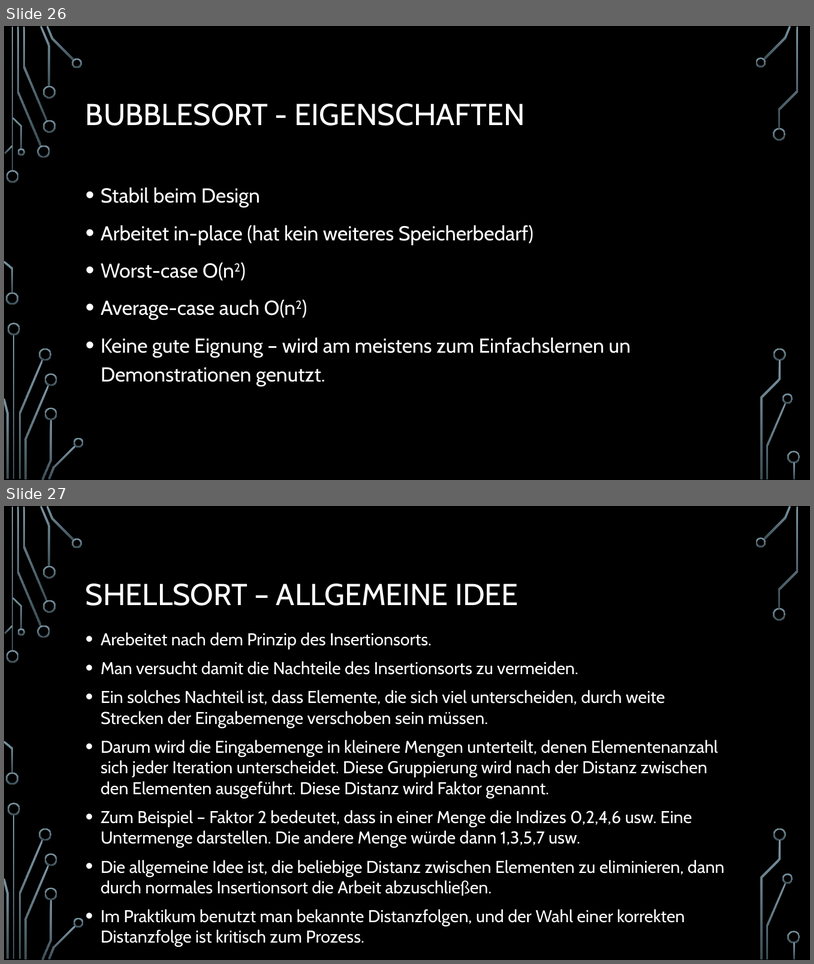
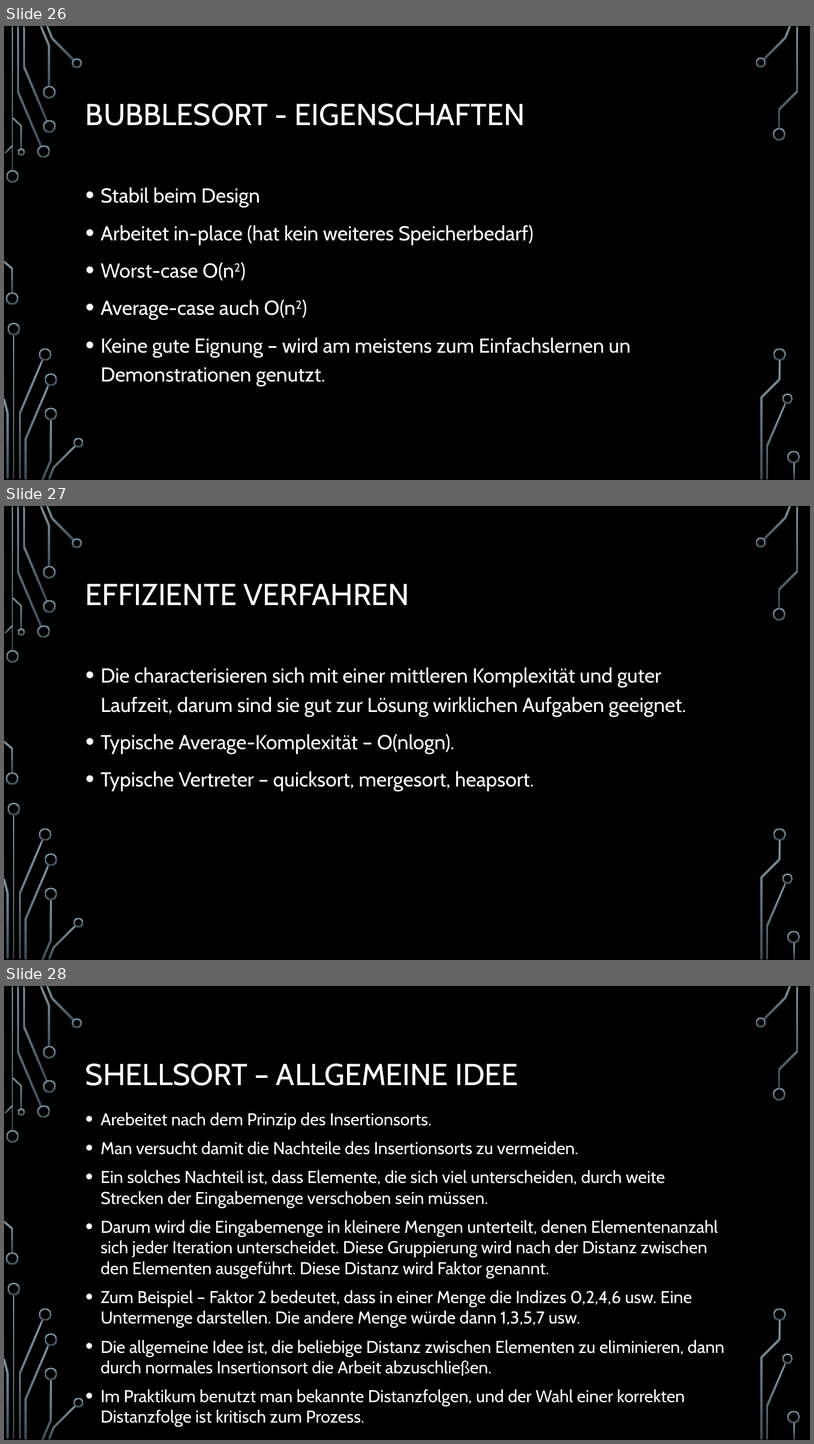
Before and after one commit to d-petrov/SortingAlgorithms, a slide deck: docs/sorting algorithms - presentation/Sortierverfahren.pptx. Shown one above the other, each under a label of ours: slides 26 and 27 before the commit, slides 26, 27 and 28 after it. The pictures are 814x964 and 814x1444 pixels, drawn with LibreOffice and Linux fonts; fonts in the diff are those of the drawing; background and template pictures are left out. Boxes give left, top, right and bottom in pixels: in the first picture for what was removed or moved away, otherwise in the second. Text is boxed around its words. In the diff, an @@ line names an element or a change of style, - is before the commit and + after.

Commit message:
Added Heapsort to documentation, some formatting in source and in presentation.

```diff
--- a/docs/sorting algorithms - presentation/Sortierverfahren.pptx
+++ b/docs/sorting algorithms - presentation/Sortierverfahren.pptx
@@ slide 27 added at (x1=4, y1=506, x2=810, y2=960), background picture (left out); not listed: 36 template elements that a slide beside it also shows @@
@@ title added at (x1=86, y1=583, x2=410, y2=605), 36 pt, text #FFFFFF @@
+EFFIZIENTE VERFAHREN
@@ text added at (x1=101, y1=667, x2=686, y2=791), 24 pt, text #FFFFFF @@
+• Die characterisieren sich mit einer mittleren Komplexität und guter Laufzeit, darum sind sie gut zur Lösung wirklichen Aufgaben geeignet.
+• Typische Average-Komplexität – O(nlogn).
+• Typische Vertreter – quicksort, mergesort, heapsort.
@@ what was slide 27 is now slide 28 @@
```
Also in this commit, not shown: 3 slides changed, 4 other slides added, 3 other files.
